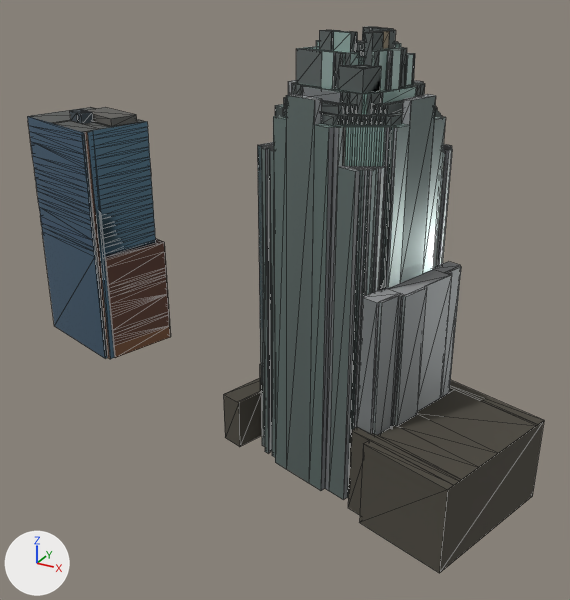
The glTF model v2/tiles/t_-2_8.far.glb: old version first, new version second.
Both versions are drawn from a 50 mm lens placed at (-233.0, -2422.0, 176.0), pointed at (-369.0, -2176.0, 53.0). Arrows for +X, +Y and +Z are at lower left; the lights stay in place. The picture after the commit comes second. Mesh edges are drawn as thin lines. Where no turn or scale is listed for an object, it has been applied to the vertices. Vertices at exactly the same position are counted once.

The first picture shows 'opaque'.
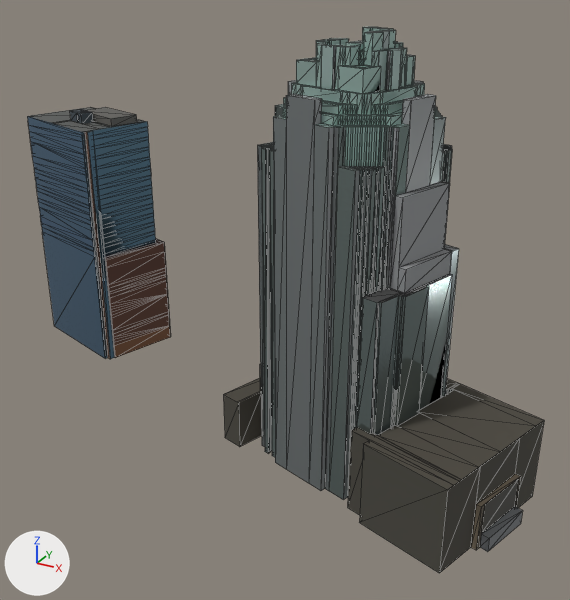
What differs and where, as boxes [x1, y1, x2, y2] in the pictures (570 x 600 px; the box of a moved part takes in the faces that stretch with it):
part 1 of me_opaque, moved or reshaped: before [296, 30, 544, 572]; after [296, 39, 544, 572]
part 2 of me_opaque, surface changed: [258, 31, 452, 492] in both

What the commit changed:
me_opaque is used by ob_opaque; location (-391.1, -2176.8, 77.4).
me_opaque had 1792 vertices, 2399 faces and spanned x -124.0..124.0, y -55.0..55.0, z -77.0..77.0.
me_opaque now has 1825 vertices, 2439 faces and spans x -124.0..124.0, y -55.0..55.0, z -77.0..77.0.
Part 1, on me_opaque:
92 vertices are removed from x 37.0..123.0, y -21.0..8.0, z -77.0..77.0.
211 faces are deleted.
7 vertices in x 53.0..58.0, y -21.0..-17.0, z 72.0 move by (0.0, 0.0, 1.0).
6 vertices in x 36.0..40.0, y -17.0..-8.0, z 72.0 move by (0.0, 0.0, -4.0).
23 vertices move from x 38.0..116.0, y -29.0..8.0, z -77.0..77.0 to x 39.0..116.0, y -28.0..8.0, z -77.0..73.0.
102 vertices are added at x 37.0..124.0, y -39.0..8.0, z -77.0..73.0.
6 new vertices lie (0.0, 0.0, 12.0) away from vertices in x 46.0..64.0, y -21.0..8.0, z 61.0.
7 new vertices lie (0.0, 0.0, -5.0) away from vertices in x 43.0..53.0, y -19.0..7.0, z 72.0..73.0.
5 new vertices lie (0.0, 0.0, -20.0) away from vertices in x 75.0..82.0, y -26.0..-2.0, z 52.0.
5 new vertices lie (0.0, 0.0, -150.0) away from vertices in x 43.0..56.0, y -19.0..-6.0, z 72.0..73.0.
251 new faces join them.
me_opaque part 2: 248 kept faces spanning x 9.0..124.0, y -55.0..44.0, z -77.0..77.0 get new texture (UV) coordinates.
